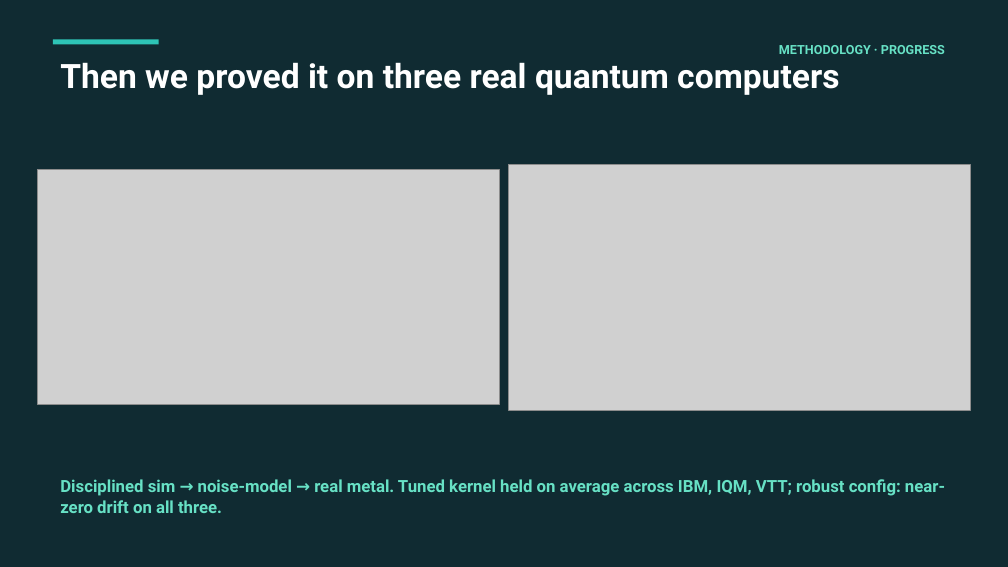
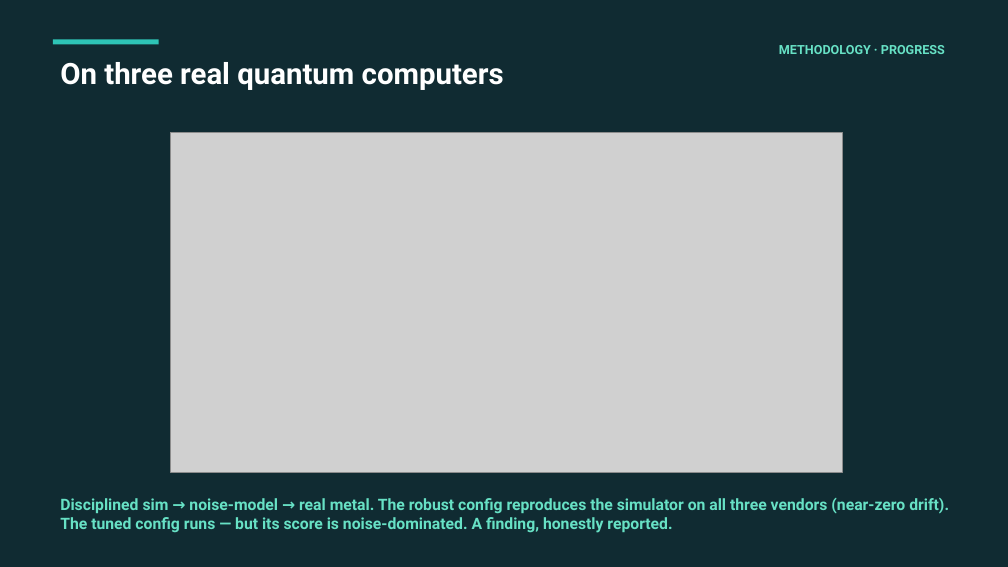
Before and after one commit to ELNAUL99/q-sieve, a slide deck: slide 6 of QSIEVE_pitch.pptx. Drawn at 1008x567 pixels with LibreOffice and Linux fonts; fonts in the diff are those of the drawing; grey boxes stand for pictures. Boxes give left, top, right and bottom in pixels: in the first picture for what was removed or moved away, otherwise in the second. Text is boxed around its words. In the diff, an @@ line names an element or a change of style, - is before the commit and + after.

```diff
--- a/QSIEVE_pitch.pptx
+++ b/QSIEVE_pitch.pptx
@@ text at <box>60,62,504,90</box>: text changed; size 32 to 28 pt @@
-Then we proved it on three real quantum computers
+On three real quantum computers
@@ picture: place and size @@
-picture at <box>38,170,499,405</box>
+picture at <box>171,132,842,473</box>
@@ picture removed at <box>509,164,970,410</box> @@
@@ text at <box>60,498,949,533</box>: text changed; size 16 to 15 pt @@
-Disciplined sim → noise-model → real metal. Tuned kernel held on average across IBM, IQM, VTT; robust config: near-zero drift on all three.
+Disciplined sim → noise-model → real metal. The robust config reproduces the simulator on all three vendors (near-zero drift). The tuned config runs — but its score is noise-dominated. A finding, honestly reported.
```
Also in this commit, not shown: 1 other slide changed, 6 other files.
